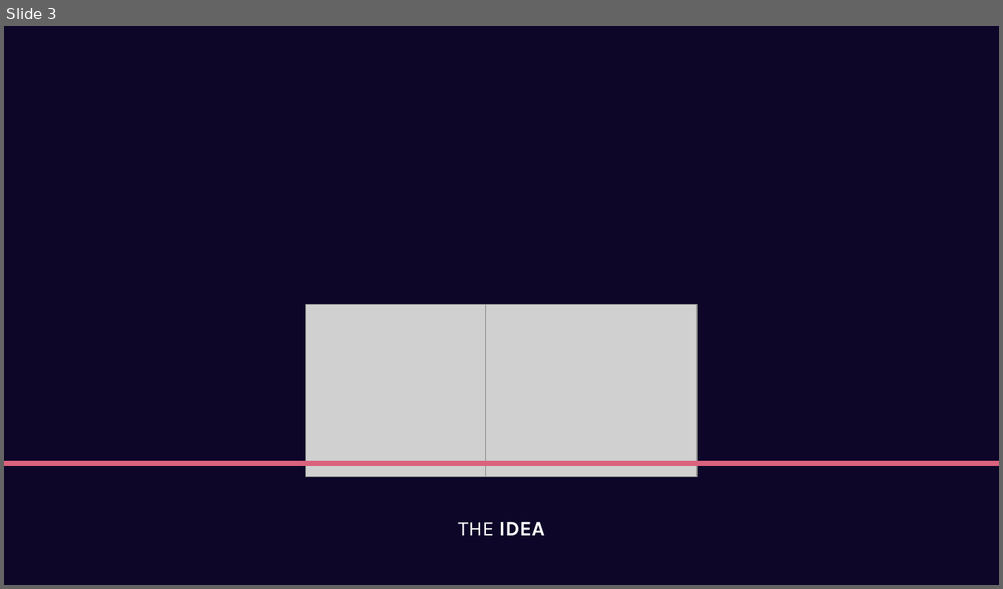
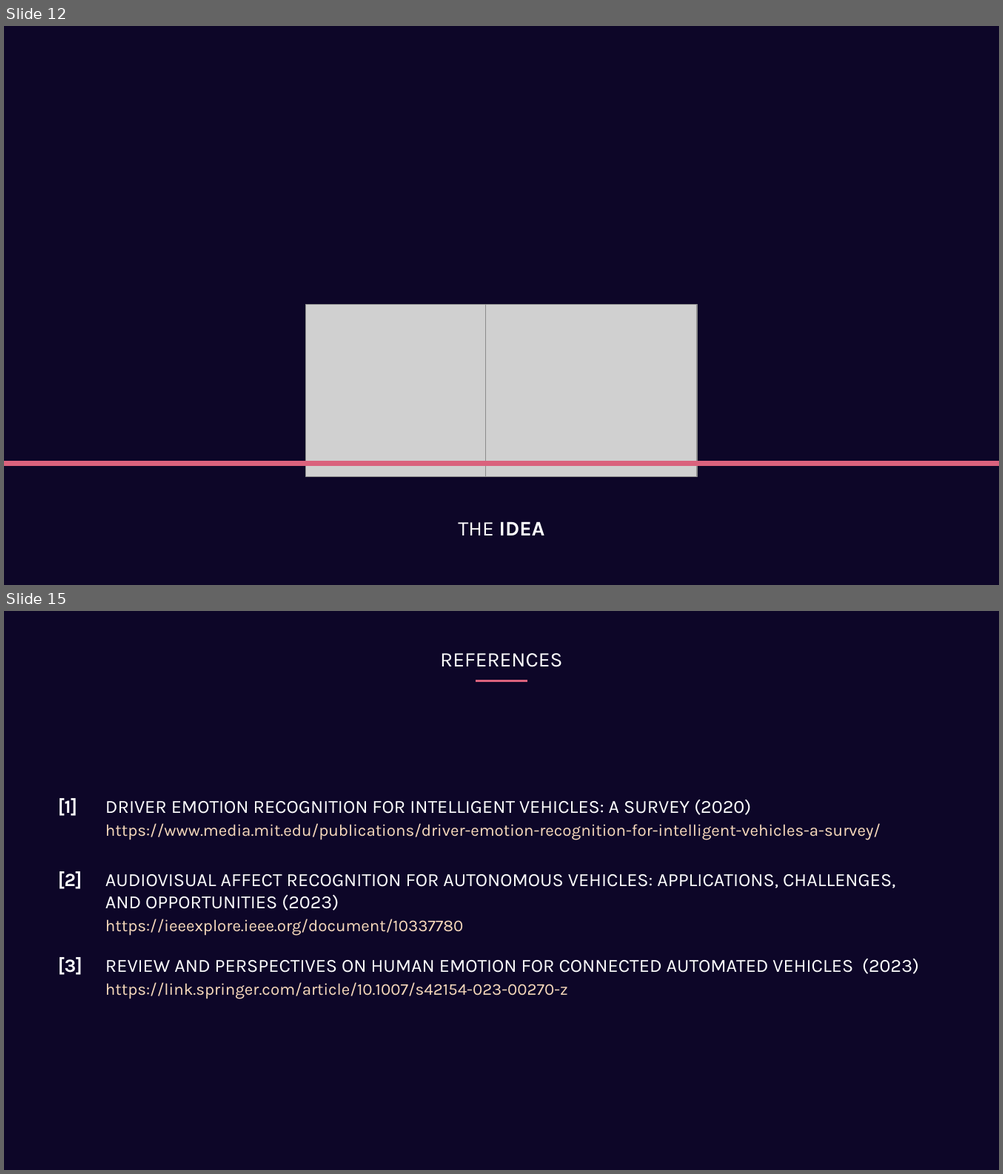
Before and after one commit to GiuseppeSoriano/MoodPilot, a slide deck: Idea/Idea_Presentation.pptx. Shown one above the other, each under a label of ours: slide 3 before the commit, slides 12 and 15 after it; the slides between them are not shown. The pictures are 1003x589 and 1003x1174 pixels, drawn with LibreOffice and Linux fonts; fonts in the diff are those of the drawing; grey boxes stand for pictures. Boxes give left, top, right and bottom in pixels: in the first picture for what was removed or moved away, otherwise in the second. Text is boxed around its words. In the diff, an @@ line names an element or a change of style, - is before the commit and + after.

```diff
--- a/Idea/Idea_Presentation.pptx
+++ b/Idea/Idea_Presentation.pptx
@@ slide 15 added at bbox=[4, 611, 999, 1170], background #0D0628 @@
@@ text added at bbox=[440, 653, 562, 667], 20 pt, text #FFFFFF @@
+REFERENCES
@@ line added from (475, 681) to (528, 681), #DA627D 2.25 pt @@
@@ text added at bbox=[58, 798, 77, 816], 18 pt, text #FFFFFF, bold @@
+[1]
@@ text added at bbox=[105, 800, 751, 815], 18 pt, text #FFFFFF @@
+DRIVER EMOTION RECOGNITION FOR INTELLIGENT VEHICLES: A SURVEY (2020)
@@ text added at bbox=[105, 823, 880, 887], 16 pt, text #F9DBBD @@
+https://www.media.mit.edu/publications/driver-emotion-recognition-for-intelligent-vehicles-a-survey/
@@ text added at bbox=[58, 871, 82, 889], 18 pt, text #FFFFFF, bold @@
+[2]
@@ text added at bbox=[105, 874, 896, 911], 18 pt, text #FFFFFF @@
+AUDIOVISUAL AFFECT RECOGNITION FOR AUTONOMOUS VEHICLES: APPLICATIONS, CHALLENGES, AND OPPORTUNITIES (2023)
@@ text added at bbox=[105, 919, 463, 936], 16 pt, text #F9DBBD @@
+https://ieeexplore.ieee.org/document/10337780
@@ text added at bbox=[58, 957, 82, 975], 18 pt, text #FFFFFF, bold @@
+[3]
@@ text added at bbox=[105, 959, 919, 974], 18 pt, text #FFFFFF @@
+REVIEW AND PERSPECTIVES ON HUMAN EMOTION FOR CONNECTED AUTOMATED VEHICLES (2023)
@@ text added at bbox=[105, 982, 568, 999], 16 pt, text #F9DBBD @@
+https://link.springer.com/article/10.1007/s42154-023-00270-z
@@ what was slide 3 is now slide 12 @@
```
Also in this commit, not shown: 5 slides changed, 8 other slides added, 4 slides removed, 4 other files.
